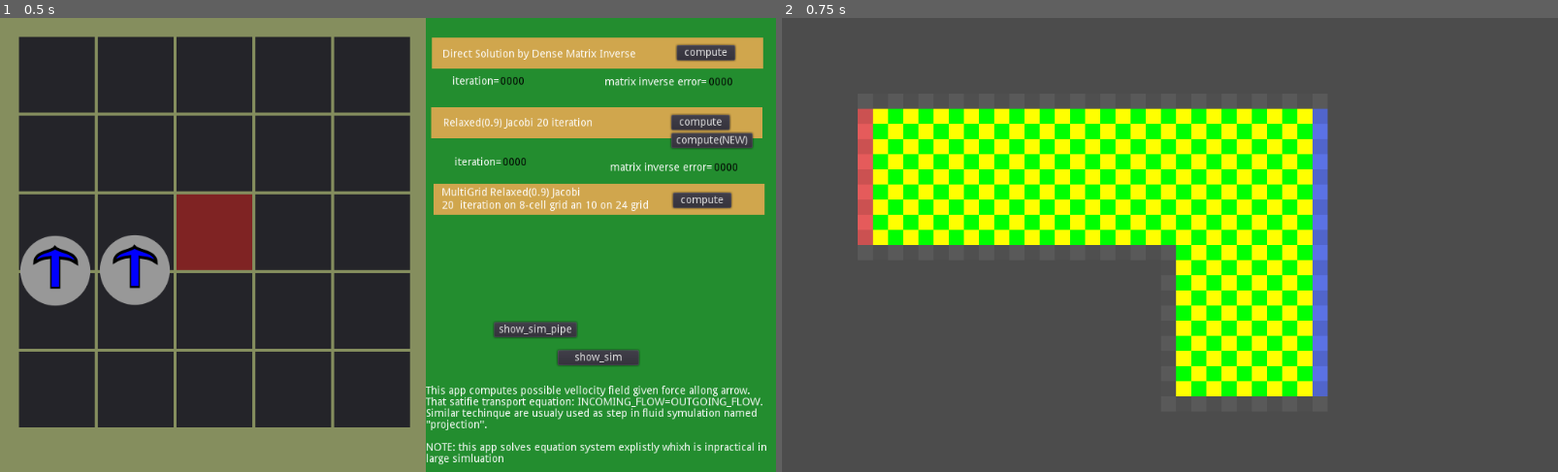
Above: before the commit, frames 1-2 (left to right).
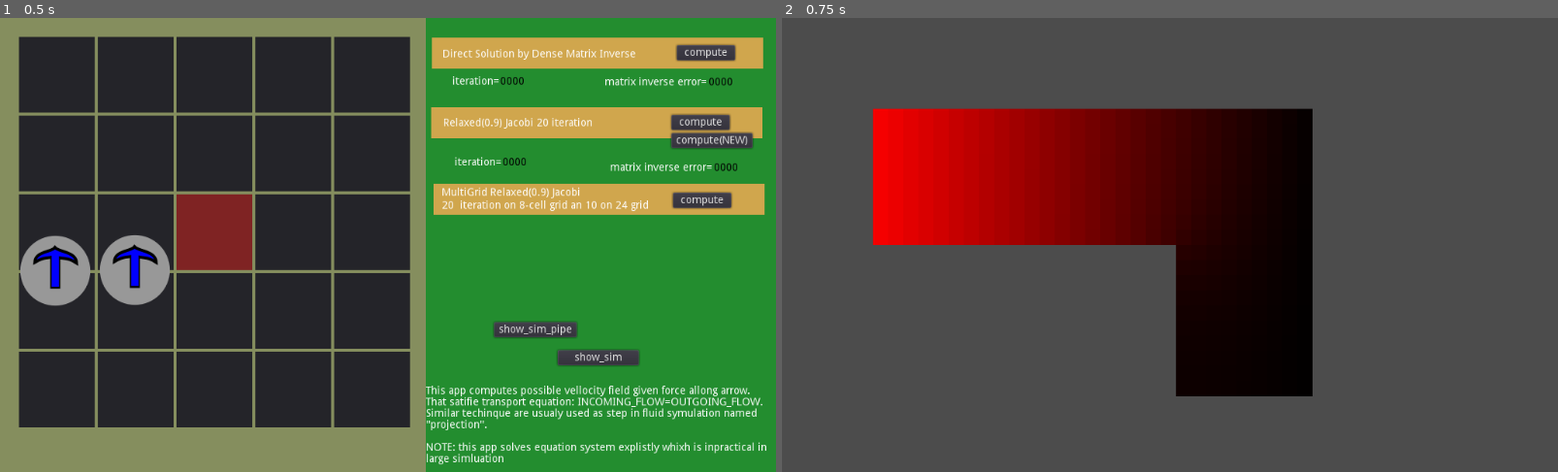
Above: after the commit, the same moments.

Repository: Lap-Luck/Fluid-Velocity-Solver-Demo
Game: Godot game, scene res://res/Main.tscn
Two runs of this game, one before a commit and one after it. Both use one fixed random seed, a clock stepped at 60 frames per second and the inputs below. The engine's default icon, where the game draws it, is replaced by a stand-in: a white triangle on a blue panel in a dark square.
Inputs:
- Up to frame 1 (0.5 s): no input
- Up to frame 2 (0.75 s): click "show_sim_pipe" at 0.5 s

Frame 1 is identical in both runs. In frame 2, 25% of the frame differs, in the area x 9-71%, y 19-84%.

Commit message:
Add files via upload
Add coloring, which can be use to visualize pressure.

Diff:
--- a/res/pipe_demo/CFDMesh.gd
+++ b/res/pipe_demo/CFDMesh.gd
@@ -57,6 +57,21 @@
 	simulate()
 	print("DONE")
 
+onready var RES_X = $CFD_GRID.RES_X
+onready var RES_Y = $CFD_GRID.RES_Y
+onready var DX = $CFD_GRID.DX
+onready var  DY = $CFD_GRID.DY
+
+func _draw():
+	for x in range(mesh.size()):
+		for y in range(mesh[0].size()):
+			if mesh[x][y] is Cell:
+				var me=mesh[x][y]
+				if me.data.has("p"):
+						draw_rect(Rect2(Vector2(x*DX,y*DY),Vector2(DX,DY)),
+						Color(me.data["p"]/10.0,0.0,0.0))
+
+
 func number_of_cells_in_mesh():
 	var res=0
 	for x in range(mesh.size()):
--- a/res/pipe_demo/CFD_GRID.gd
+++ b/res/pipe_demo/CFD_GRID.gd
@@ -9,6 +9,8 @@
 
 
 func _ready():
+	if not Engine.editor_hint:
+		visible=false
 	_tab_update()
 
 var tab = [] #Use to store ids of thing thath ocupies this cell
Binary file added: test_01.png
